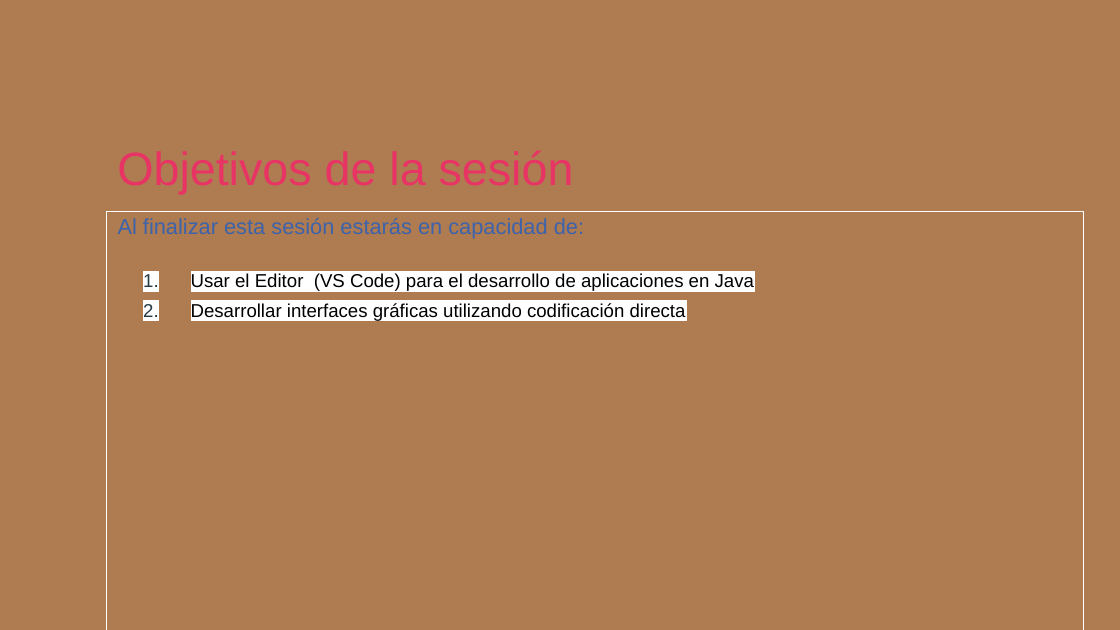
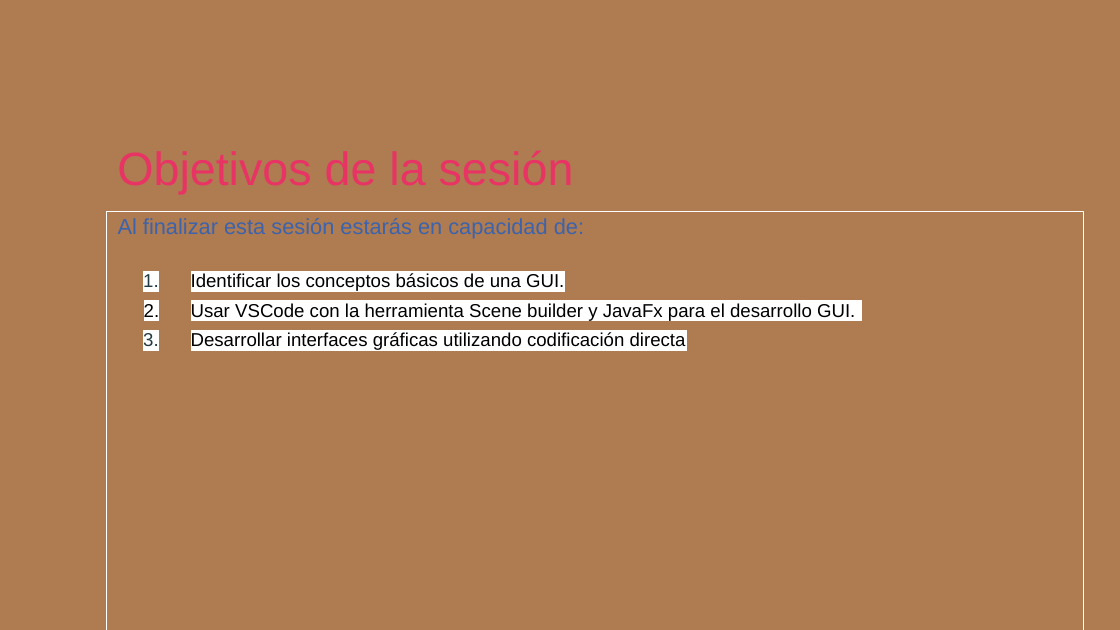
Before and after one commit to kristellu/CICLO_II, a slide deck: slide 3 of Componente_Teórico_Presentaciones/Slide-Java sesión 13 semana 5_.pptx. Drawn at 1120x630 pixels with LibreOffice and Linux fonts; fonts in the diff are those of the drawing; background and template pictures are left out. Boxes give left, top, right and bottom in pixels: in the first picture for what was removed or moved away, otherwise in the second. Text is boxed around its words. In the diff, an @@ line names an element or a change of style, - is before the commit and + after.

```diff
--- a/Componente_Teórico_Presentaciones/Slide-Java sesión 13 semana 5_.pptx
+++ b/Componente_Teórico_Presentaciones/Slide-Java sesión 13 semana 5_.pptx
@@ text at bbox=[191, 273, 855, 322]: text changed @@
-1. Usar el Editor (VS Code) para el desarrollo de aplicaciones en Java
+1. Identificar los conceptos básicos de una GUI.
+2. Usar VSCode con la herramienta Scene builder y JavaFx para el desarrollo GUI.
```
Also in this commit, not shown: 2 other slides changed, 1 slide added, 2 other files.
